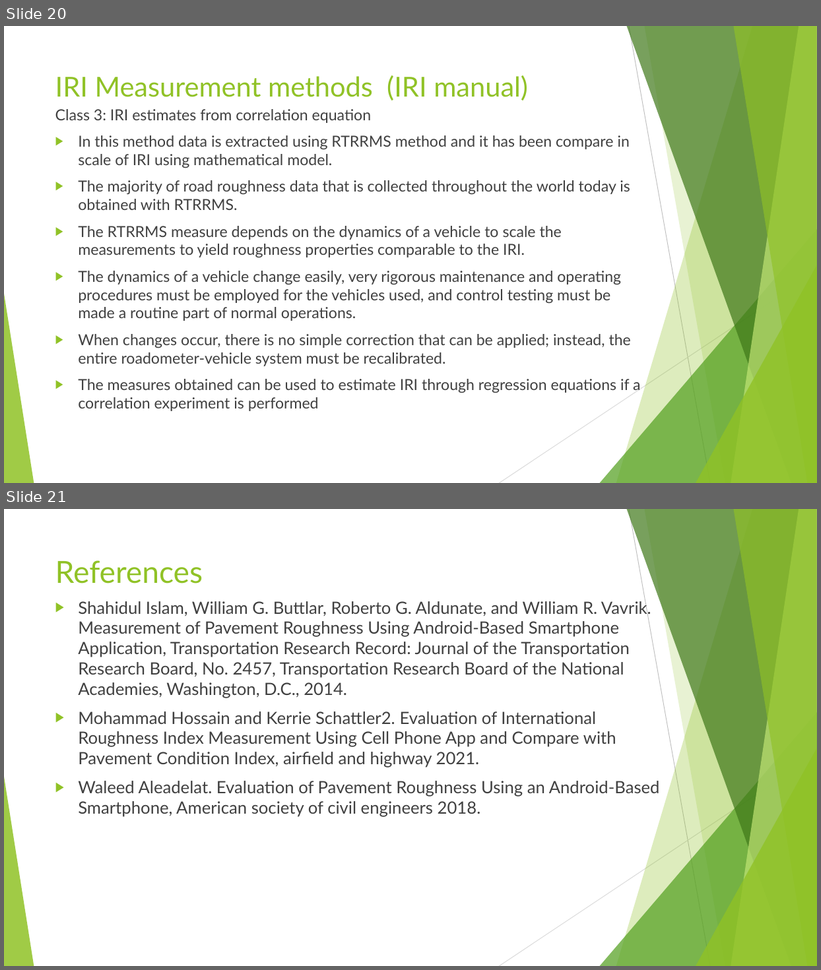
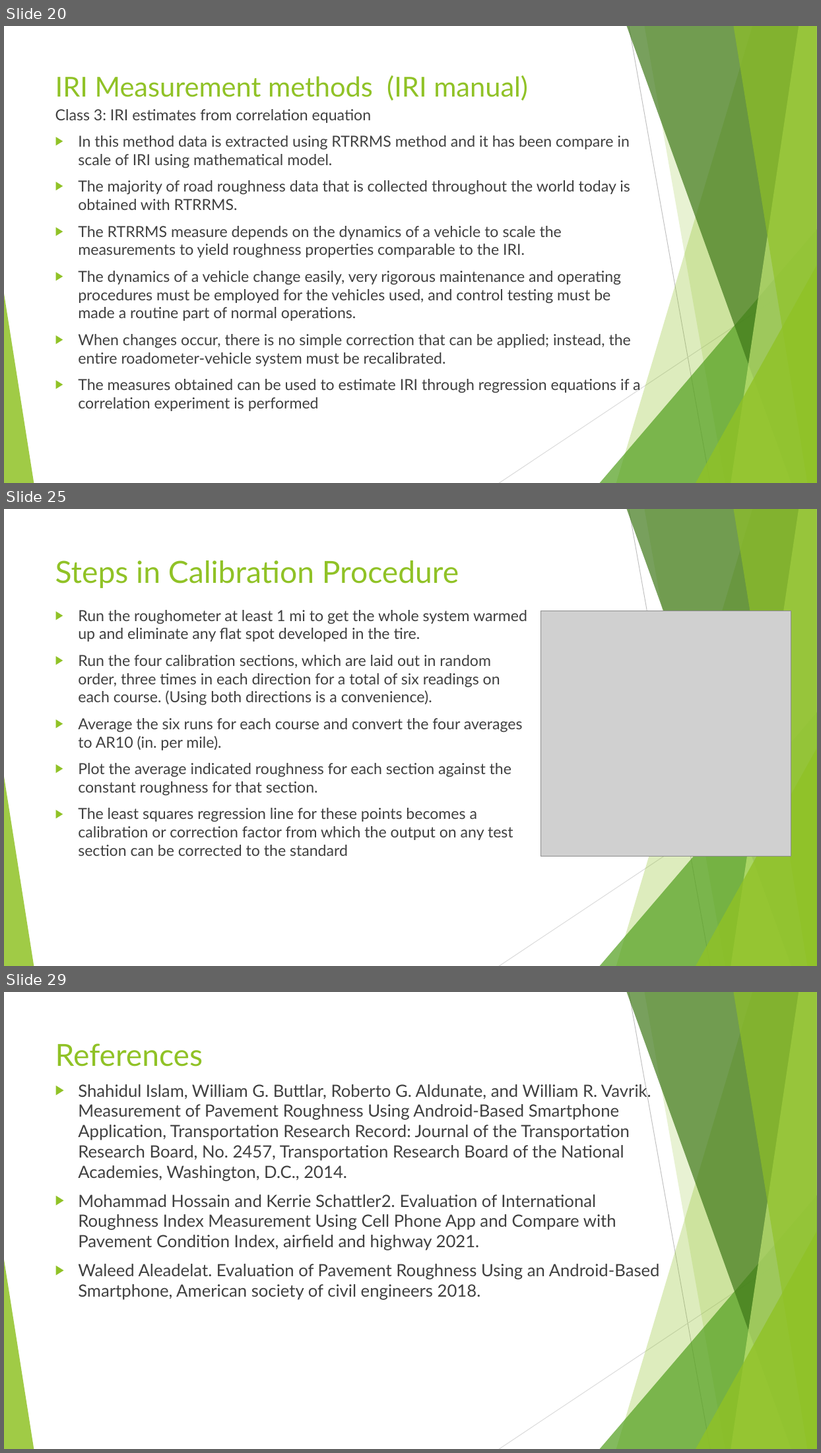
Before and after one commit to pranavbaradkar/IRI_determination, a slide deck: Report/Roughness measurement using smartphone application_01.pptx. Shown one above the other, each under a label of ours: slides 20 and 21 before the commit, slides 20, 25 and 29 after it; the slides between them are not shown. The pictures are 821x970 and 821x1453 pixels, drawn with LibreOffice and Linux fonts; fonts in the diff are those of the drawing; grey boxes stand for pictures. Boxes give left, top, right and bottom in pixels: in the first picture for what was removed or moved away, otherwise in the second. Text is boxed around its words. In the diff, an @@ line names an element or a change of style, - is before the commit and + after.

```diff
--- a/Report/Roughness measurement using smartphone application_01.pptx
+++ b/Report/Roughness measurement using smartphone application_01.pptx
@@ slide 25 added at [4, 509, 817, 966], background #FFFFFF; not listed: 10 template elements that a slide beside it also shows @@
@@ title added at [55, 560, 459, 588], 36 pt, text #90C226 @@
+Steps in Calibration Procedure
@@ text added at [78, 610, 527, 856], 18 pt, text #404040 @@
+▶ Run the roughometer at least 1 mi to get the whole system warmed up and eliminate any flat spot developed in the tire.
+▶ Run the four calibration sections, which are laid out in random order, three times in each direction for a total of six readings on each course. (Using both directions is a convenience).
+▶ Average the six runs for each course and convert the four averages to AR10 (in. per mile).
+▶ Plot the average indicated roughness for each section against the constant roughness for that section.
+▶ The least squares regression line for these points becomes a calibration or correction factor from which the output on any test section can be corrected to the standard
@@ picture added at [541, 611, 791, 857] @@
@@ what was slide 21 is now slide 29 @@
```
Also in this commit, not shown: 7 other slides added, 15 other files.
